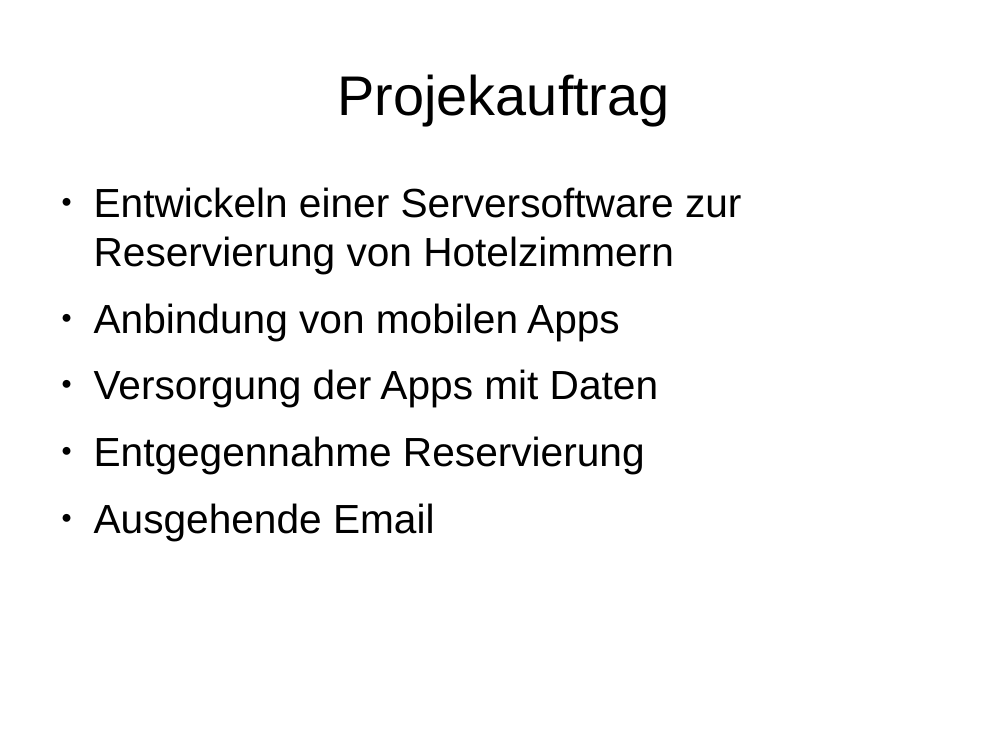
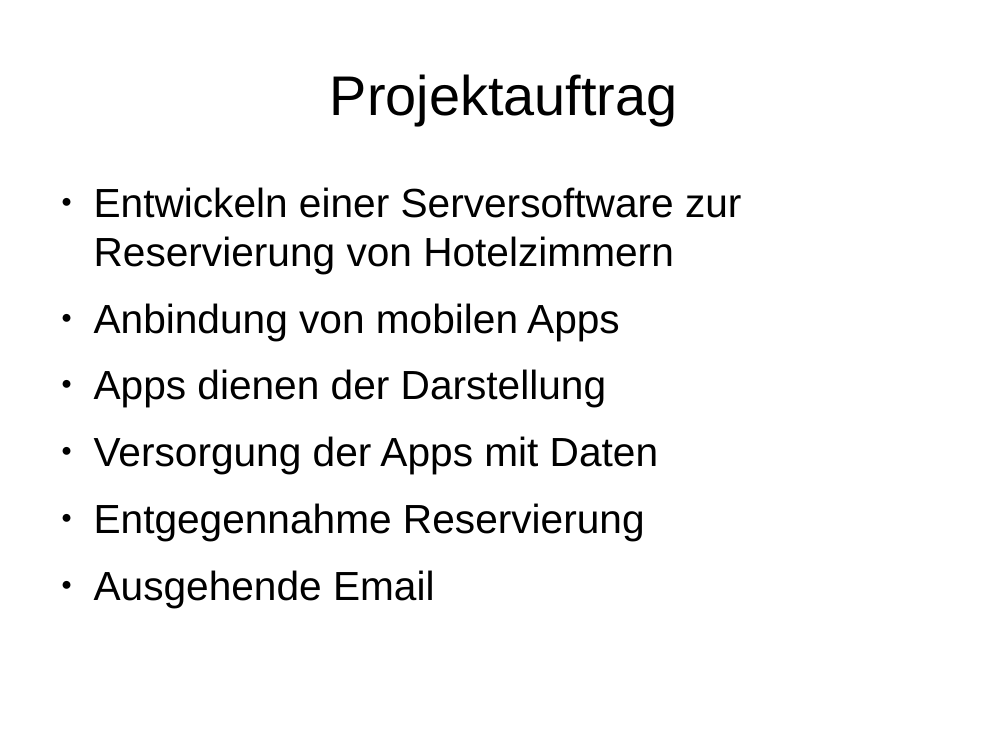
Before and after one commit to janhelmle/weiterbildung_fachinformatiker_ihk_projektantrag, a slide deck: slide 3 of praesentation/presentation_v1.odp. Drawn at 1008x756 pixels with LibreOffice and Linux fonts; fonts in the diff are those of the drawing. Boxes give left, top, right and bottom in pixels: in the first picture for what was removed or moved away, otherwise in the second. Text is boxed around its words. In the diff, an @@ line names an element or a change of style, - is before the commit and + after.

Commit message:
Progress

```diff
--- a/praesentation/presentation_v1.odp
+++ b/praesentation/presentation_v1.odp
@@ title at (330,74,678,125): text changed @@
-Projekauftrag
+Projektauftrag
@@ text at (94,369,606,407): paragraph added @@
+● Apps dienen der Darstellung
```
Also in this commit, not shown: 2 other slides changed, 2 slides added, 2 slides removed.
